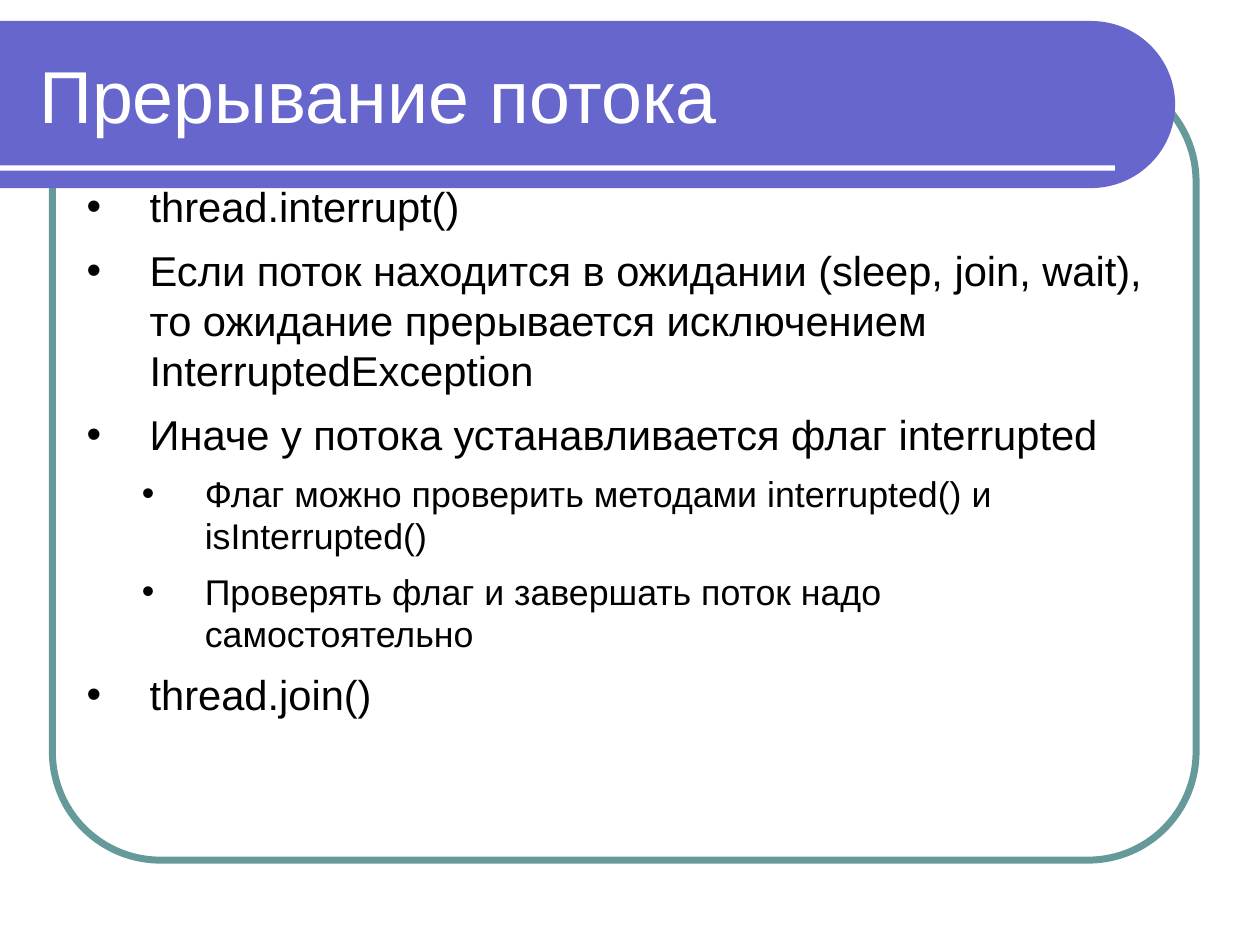
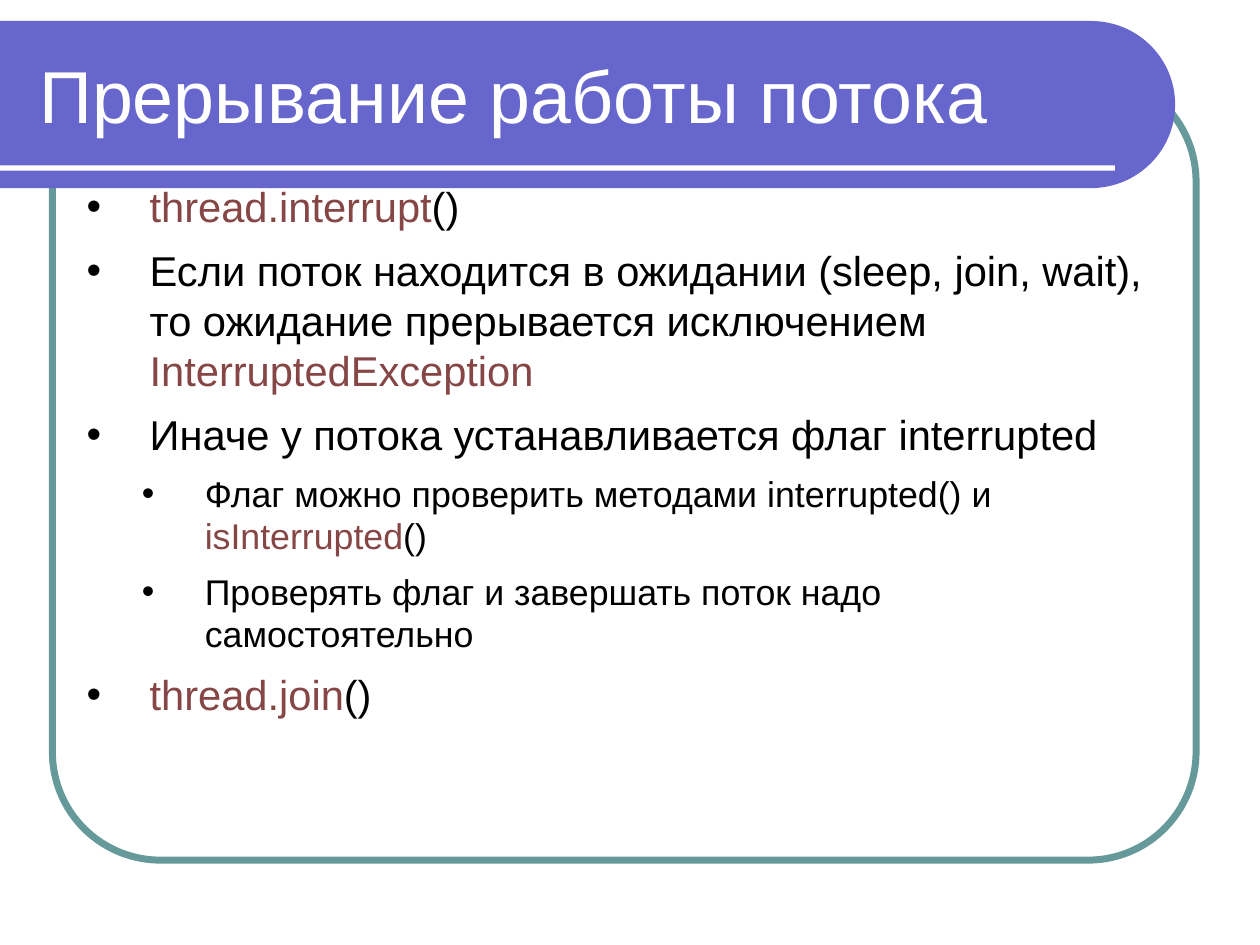
Before and after one commit to maxchv/JavaLessons, a slide deck: slide 31 of Lesson14/Modul 11 Vychislitelnye potoki.ppt (slide 26 before the commit). Drawn at 1260x945 pixels with LibreOffice and Linux fonts; fonts in the diff are those of the drawing. Boxes give left, top, right and bottom in pixels: in the first picture for what was removed or moved away, otherwise in the second. Text is boxed around its words. In the diff, an @@ line names an element or a change of style, - is before the commit and + after.

```diff
--- a/Lesson14/Modul 11 Vychislitelnye potoki.ppt
+++ b/Lesson14/Modul 11 Vychislitelnye potoki.ppt
@@ title at (x1=39, y1=69, x2=987, y2=137): text changed @@
-Прерывание потока
+Прерывание работы потока
@@ text at (x1=150, y1=191, x2=1141, y2=719): text colour #000000 to #864646 in "thread.interrupt()", "InterruptedException", "isInterrupted()", "thread.join()" @@
```
Also in this commit, not shown: 19 other slides changed, 8 slides added, 14 other files.
